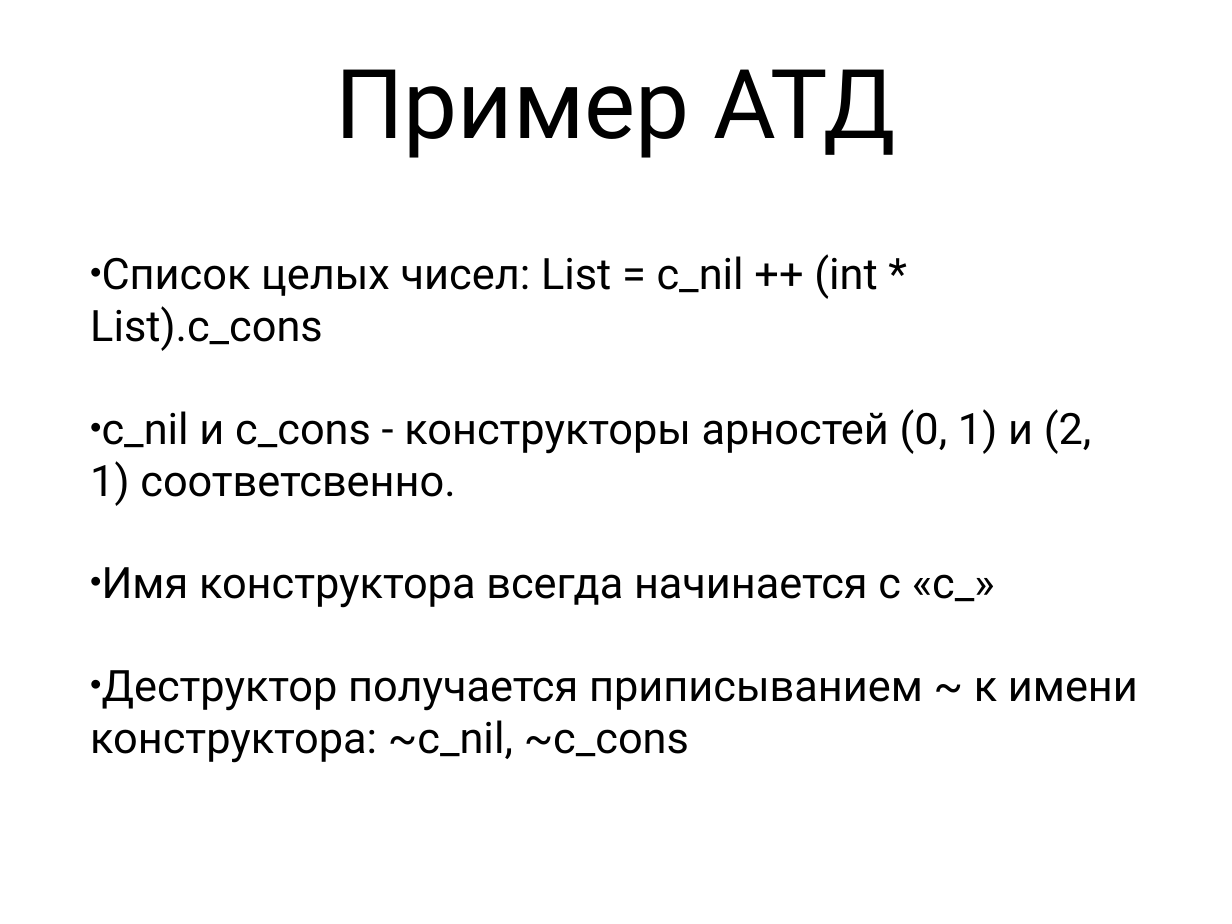
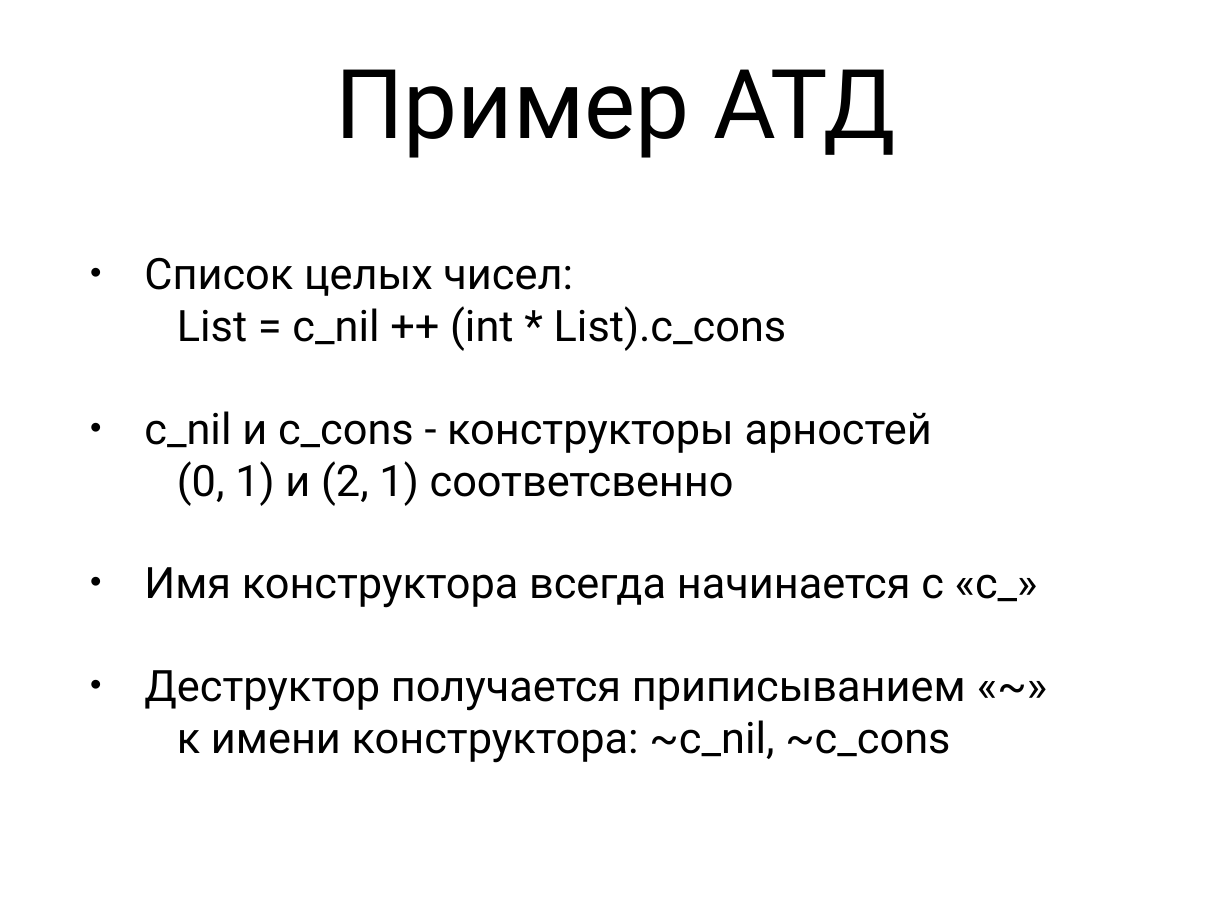
Before and after one commit to Zumisha/Parallel-Programming, a slide deck: slide 17 of Документация/fptl.ppt (slide 18 before the commit). Drawn at 1232x924 pixels with LibreOffice and Linux fonts; fonts in the diff are those of the drawing. Boxes give left, top, right and bottom in pixels: in the first picture for what was removed or moved away, otherwise in the second. Text is boxed around its words. In the diff, an @@ line names an element or a change of style, - is before the commit and + after.

```diff
--- a/Документация/fptl.ppt
+++ b/Документация/fptl.ppt
@@ text at bbox=[144, 257, 932, 506]: text changed @@
-• Список целых чисел: List = c_nil ++ (int * List).c_cons
-• с_nil и с_сons - конструкторы арностей (0, 1) и (2, 1) соответсвенно.
+• Список целых чисел:
+List = c_nil ++ (int * List).c_cons
+• с_nil и с_сons - конструкторы арностей
+(0, 1) и (2, 1) соответсвенно
@@ text at bbox=[144, 567, 1038, 608]: indent changed @@
@@ text at bbox=[144, 670, 966, 763]: text changed @@
-• Деструктор получается приписыванием ~ к имени конструктора: ~c_nil, ~c_cons
+• Деструктор получается приписыванием «~»
+к имени конструктора: ~c_nil, ~c_cons
```
Also in this commit, not shown: 26 other slides changed, 1 slide removed, 1 other file.
